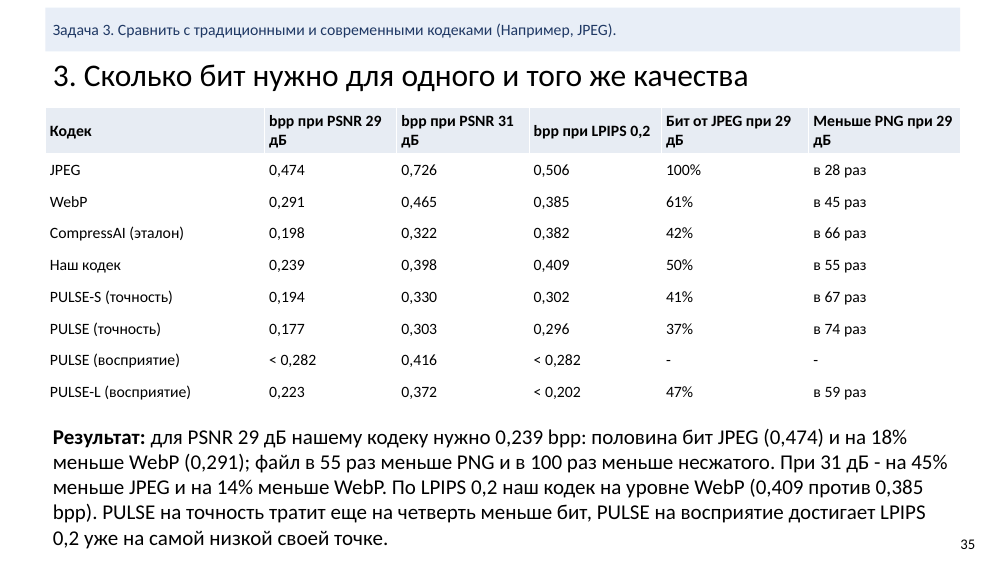
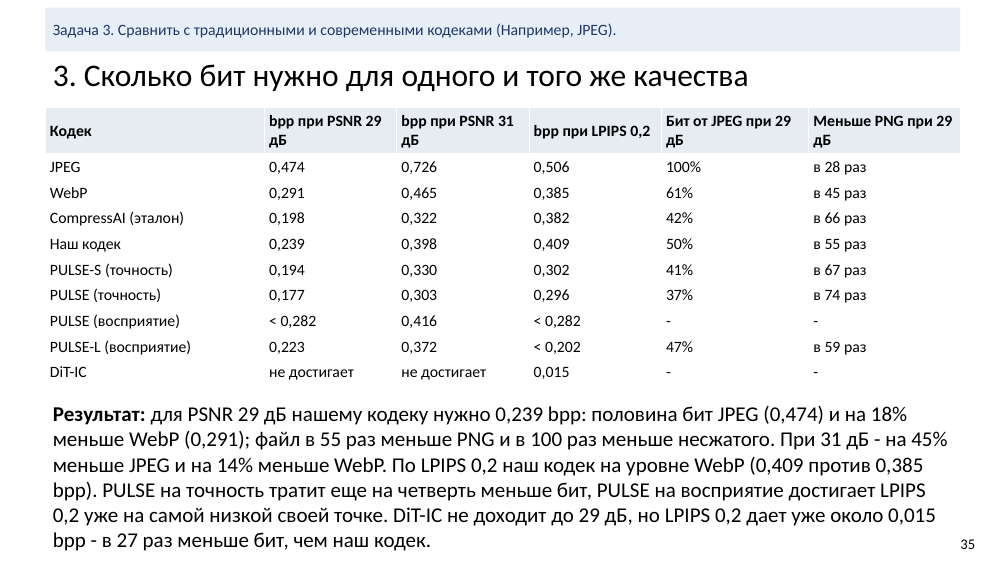
Before and after one commit to KDMCrypto/Deep-Image-Compression, a slide deck: slide 35 of documentation/cv-project-compression.pptx. Drawn at 1008x567 pixels with LibreOffice and Linux fonts; fonts in the diff are those of the drawing. Boxes give left, top, right and bottom in pixels: in the first picture for what was removed or moved away, otherwise in the second. Text is boxed around its words. In the diff, an @@ line names an element or a change of style, - is before the commit and + after.

Commit message:
Add the DiT-IC 0.1 bpp comparison and pick fair JPEG/WebP settings
DiT-IC becomes a four-level curve in the notebook and the slides, gets a
row in the equal-quality table and three new slides against JPEG and WebP
at about 0.1 bpp. The visual slides now give JPEG and WebP their best-PSNR
setting with a file from -15% to +5% of the reference instead of the
nearest file size. The code-list slide is removed (47 slides).

```diff
--- a/documentation/cv-project-compression.pptx
+++ b/documentation/cv-project-compression.pptx
@@ table at bbox=[45, 107, 960, 386] @@
+row 10: DiT-IC | не достигает | не достигает | 0,015 | - | -
@@ text at bbox=[53, 406, 947, 551]: text changed @@
-Результат: для PSNR 29 дБ нашему кодеку нужно 0,239 bpp: половина бит JPEG (0,474) и на 18% меньше WebP (0,291); файл в 55 раз меньше PNG и в 100 раз меньше несжатого. При 31 дБ - на 45% меньше JPEG и на 14% меньше WebP. По LPIPS 0,2 наш кодек на уровне WebP (0,409 против 0,385 bpp). PULSE на точность тратит еще на четверть меньше бит, PULSE на восприятие достигает LPIPS 0,2 уже на самой низкой своей точке.
+Результат: для PSNR 29 дБ нашему кодеку нужно 0,239 bpp: половина бит JPEG (0,474) и на 18% меньше WebP (0,291); файл в 55 раз меньше PNG и в 100 раз меньше несжатого. При 31 дБ - на 45% меньше JPEG и на 14% меньше WebP. По LPIPS 0,2 наш кодек на уровне WebP (0,409 против 0,385 bpp). PULSE на точность тратит еще на четверть меньше бит, PULSE на восприятие достигает LPIPS 0,2 уже на самой низкой своей точке. DiT-IC не доходит до 29 дБ, но LPIPS 0,2 дает уже около 0,015 bpp - в 27 раз меньше бит, чем наш кодек.
```
Also in this commit, not shown: 11 other slides changed, 3 slides added, 1 slide removed, 18 other files.
